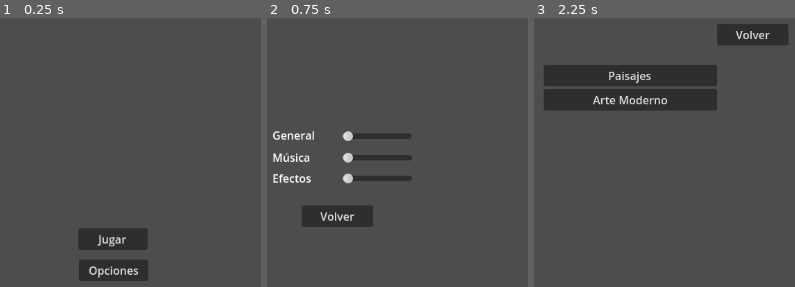
Above: before the commit, frames 1-3 (left to right).
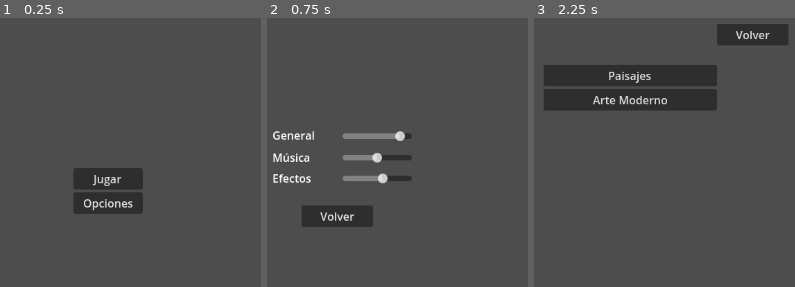
Above: after the commit, the same moments.

Repository: henryfull/puzzle
Game: Godot game, scene res://Scenes/MainMenu.tscn
The game is run twice, just before and just after one commit, with the same random seed, the same clock (stepped at 60 frames per second) and the same inputs.
Inputs:
- Up to frame 1 (0.25 s): no input
- Up to frame 2 (0.75 s): click "Opciones" at 0.5 s
- Up to frame 3 (2.25 s): click "Volver" at 1.25 s; click "Jugar" at 2 s

The runs differ from the first frame. In frame 1, 7.8% of the frame differs, in the area x 28-57%, y 55-98%; in frame 2, 1.4%; in frame 3, nothing differs.

Commit message:
se ha añadido la funcionalidad del slider que se guarden los cambios en el general

Diff:
--- a/Scenes/MainMenu.tscn
+++ b/Scenes/MainMenu.tscn
@@ -5,25 +5,31 @@
 [node name="MainMenu" type="Node2D"]
 script = ExtResource("1_pl40w")
 
-[node name="BTN_play" type="Button" parent="."]
-offset_left = 544.0
-offset_top = 318.0
-offset_right = 644.0
-offset_bottom = 349.0
+[node name="VBoxContainer" type="VBoxContainer" parent="."]
+layout_direction = 1
+anchors_preset = 8
+anchor_left = 0.5
+anchor_top = 0.5
+anchor_right = 0.5
+anchor_bottom = 0.5
+offset_left = 537.0
+offset_top = 231.0
+offset_right = 637.0
+offset_bottom = 297.0
+grow_horizontal = 2
+grow_vertical = 2
+size_flags_horizontal = 4
+size_flags_vertical = 4
+
+[node name="BTN_play" type="Button" parent="VBoxContainer"]
+layout_mode = 2
 text = "Jugar"
 
-[node name="BTN_options" type="Button" parent="."]
+[node name="BTN_options" type="Button" parent="VBoxContainer"]
 custom_minimum_size = Vector2(100, 0)
-anchors_preset = 5
-anchor_left = 0.5
-anchor_right = 0.5
-offset_left = 545.0
-offset_top = 363.0
-offset_right = 645.0
-offset_bottom = 394.0
-grow_horizontal = 2
+layout_mode = 2
 text = "Opciones"
 
-[connection signal="pressed" from="BTN_play" to="." method="_on_btn_play_pressed"]
-[connection signal="pressed" from="BTN_play" to="." method="_on_PlayButton_pressed"]
-[connection signal="pressed" from="BTN_options" to="." method="_on_OptionsButton_pressed"]
+[connection signal="pressed" from="VBoxContainer/BTN_play" to="." method="_on_btn_play_pressed"]
+[connection signal="pressed" from="VBoxContainer/BTN_play" to="." method="_on_PlayButton_pressed"]
+[connection signal="pressed" from="VBoxContainer/BTN_options" to="." method="_on_OptionsButton_pressed"]
--- a/Scenes/Options.tscn
+++ b/Scenes/Options.tscn
@@ -1,6 +1,7 @@
-[gd_scene load_steps=2 format=3 uid="uid://by6tdey6sc6uw"]
+[gd_scene load_steps=3 format=3 uid="uid://by6tdey6sc6uw"]
 
 [ext_resource type="Script" path="res://Scripts/Options.gd" id="1_7s1ry"]
+[ext_resource type="Script" path="res://Scripts/Utils.gd" id="2_qqjs0"]
 
 [node name="Options" type="Node2D"]
 script = ExtResource("1_7s1ry")
@@ -11,7 +12,8 @@
 offset_top = 177.0
 offset_right = 640.0
 offset_bottom = 193.0
-script = ExtResource("1_7s1ry")
+value = 80.0
+script = ExtResource("2_qqjs0")
 
 [node name="HSlider_Volumen_Musica" type="HSlider" parent="."]
 custom_minimum_size = Vector2(100, 0)
@@ -19,7 +21,7 @@
 offset_top = 208.0
 offset_right = 640.0
 offset_bottom = 224.0
-script = ExtResource("1_7s1ry")
+script = ExtResource("2_qqjs0")
 
 [node name="HSlider_Volumen_VFX" type="HSlider" parent="."]
 custom_minimum_size = Vector2(100, 0)
@@ -27,7 +29,7 @@
 offset_top = 238.0
 offset_right = 640.0
 offset_bottom = 254.0
-script = ExtResource("1_7s1ry")
+script = ExtResource("2_qqjs0")
 
 [node name="Button" type="Button" parent="."]
 offset_left = 481.0
@@ -57,4 +59,7 @@
 offset_bottom = 257.0
 text = "Efectos"
 
+[connection signal="value_changed" from="HSlider_Volumen_General" to="." method="_on_HSlider_Volumen_General_value_changed"]
+[connection signal="value_changed" from="HSlider_Volumen_Musica" to="." method="_on_HSlider_Volumen_Musica_value_changed"]
+[connection signal="value_changed" from="HSlider_Volumen_VFX" to="." method="_on_HSlider_Volumen_VFX_value_changed"]
 [connection signal="pressed" from="Button" to="." method="_on_BackButton_pressed"]
--- a/Scenes/PuzzleGame.tscn
+++ b/Scenes/PuzzleGame.tscn
@@ -1,7 +1,7 @@
 [gd_scene load_steps=4 format=3 uid="uid://smtnj5lnqhfa"]
 
 [ext_resource type="Script" path="res://Scripts/PuzzleGame.gd" id="1_sm22t"]
-[ext_resource type="Script" path="res://Scripts/PuzzlePiece.gd" id="2_vtc10"]
+[ext_resource type="Script" path="res://Scripts/Utils.gd" id="2_u0hmx"]
 
 [sub_resource type="RectangleShape2D" id="RectangleShape2D_b4g35"]
 size = Vector2(73, 112)
@@ -14,7 +14,7 @@
 offset_top = 226.0
 offset_right = 600.0
 offset_bottom = 352.0
-script = ExtResource("2_vtc10")
+script = ExtResource("2_u0hmx")
 
 [node name="AnimatableBody2D" type="AnimatableBody2D" parent="Container"]
 
--- a/Scripts/AchievementsManager.gd
+++ b/Scripts/AchievementsManager.gd
@@ -63,3 +63,6 @@
 
 func _on_BackButton_pressed():
 	get_tree().change_scene_to_file("res://Scenes/MainMenu.tscn")
+
+func updateVolume(field, value):
+	GLOBAL.settings.volume[field] = value
--- a/Scripts/Options.gd
+++ b/Scripts/Options.gd
@@ -3,8 +3,23 @@
 func _ready():
 	# Inicialización de la pantalla de opciones
 	# Aquí puedes configurar sliders para música y efectos, y otros ajustes
-	pass
+	$HSlider_Volumen_General.set_value_no_signal(GLOBAL.settings.volume.general)
 
-# Ejemplo de función para volver al menú principal
+	$HSlider_Volumen_Musica.set_value_no_signal(GLOBAL.settings.volume.music)
+
+	$HSlider_Volumen_VFX.set_value_no_signal(GLOBAL.settings.volume.vfx)
+
 func _on_BackButton_pressed():
 	get_tree().change_scene_to_file("res://Scenes/MainMenu.tscn")
+
+func _on_HSlider_Volumen_General_value_changed(value: float) -> void:
+	GLOBAL.settings.volume.general = value
+	AchievementsManager.updateVolume("general", value)
+
+func _on_HSlider_Volumen_Musica_value_changed(value: float) -> void:
+	GLOBAL.settings.volume.music = value
+	AchievementsManager.updateVolume("music", value)
+
+func _on_HSlider_Volumen_VFX_value_changed(value: float) -> void:
+	GLOBAL.settings.volume.vfx = value
+	AchievementsManager.updateVolume("vfx", value)
--- /dev/null
+++ b/Scripts/Utils.gd
@@ -0,0 +1,13 @@
+extends Control
+
+func _on_HSlider_Volumen_General_value_changed(value: float) -> void:
+	GLOBAL.settings.volume.general = value
+	AchievementsManager.updateVolume("general", value)
+
+func _on_HSlider_Volumen_Musica_value_changed(value: float) -> void:
+	GLOBAL.settings.volume.music = value
+	AchievementsManager.updateVolume("music", value)
+
+func _on_HSlider_Volumen_VFX_value_changed(value: float) -> void:
+	GLOBAL.settings.volume.vfx = value
+	AchievementsManager.updateVolume("vfx", value)
--- a/Scripts/global.gd
+++ b/Scripts/global.gd
@@ -5,9 +5,10 @@
 	"language": "es",
 	"font_size" : 14,
 	"volume" : {
-		"music": 100,
-		"fx": 100,
-		"voices": 100
+		"general": 90,
+		"music": 50,
+		"vfx": 60,
+		"voices": 30
 	}
 }
 
